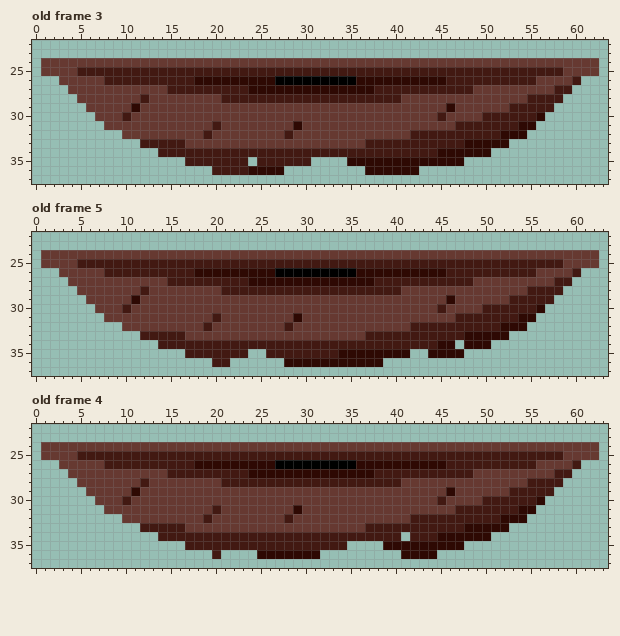
Edited in one commit: pixel-art file (Arts/Arquivos/Others/Canoa.aseprite). Above: the version before the commit.
64x64 pixels, 5 frames. Shown: old frame 3: x 0..63, y 22..37; old frame 5: x 0..63, y 22..37; old frame 4: x 0..63, y 22..37. The commit also changed other frames, which this record leaves out.
Once edited:
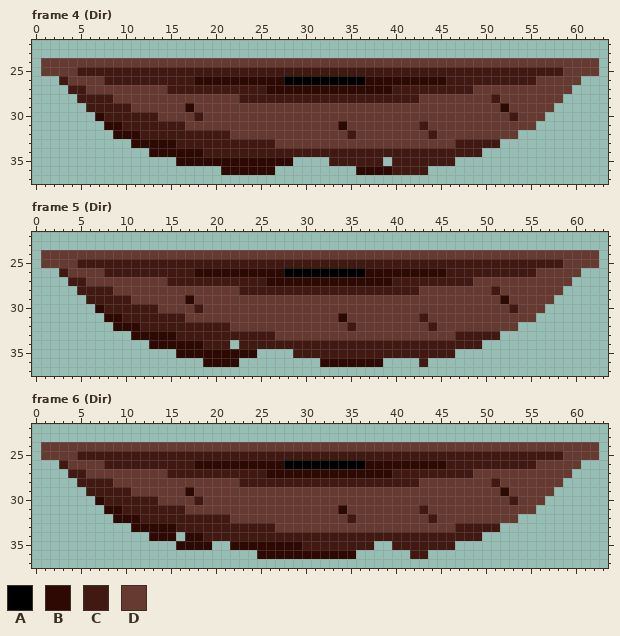
Palette (. is transparent): A #000000  B #2e0903  C #421912  D #663931
A new or re-ordered frame is compared with the old frame closest to it.
Edits made:
frames 5 -> 27
--- frame 4 (Dir) is new; against old frame 3
@@ x 0..63 @@
 25 .DDDDCCCCCCCCCCCCCCCCCCCCCCCCCCCCCCCCCCCCCCCCCCCCCCCCCCCCCCDDDD.
-26 ...DDDDDCCCCCCCCCCBBBBBBBBBAAAAAAAAABBBBBBBBBBCCCCCCCCCCDDDDC...
-27 ....DDDDDDDDDDDCCCCCCCCCBBBBBBBBBBBBBBCCCCCCCCCCCDDDDDDDDDCC....
-28 .....DDDDDDDCDDDDDDDDCCCCCCCCCCCCCCCCCCCCDDDDDDDDDDDDDDCCCC.....
-29 ......DDDDDBDDDDDDDDDDDDDDDDDDDDDDDDDDDDDDDDDDBDDDDDDCCCCC......
-30 .......DDDCDDDDDDDDDDDDDDDDDDDDDDDDDDDDDDDDDDCDDDDCCCCCCB.......
-31 ........DDDDDDDDDDDDCDDDDDDDDBDDDDDDDDDDDDDDDDDCCCCCCCBB........
-32 ..........DDDDDDDDDCDDDDDDDDCDDDDDDDDDDDDDCCCCCCCCCCBBB.........
-33 ............CCCCCDDDDDDDDDDDDDDDDDDDDCCCCCCCCCCCBBBBB...........
-34 ..............CCCCCCCCCCCCCCCCCCCCCCCCCCCCCCCBBBBBB.............
-35 .................CCCCCCC.CCCCCC....BBBBBBBBBBBBB................
-36 ....................CCCCBBBB.........BBBBBB.....................
+26 ...CDDDDCCCCCCCCCCBBBBBBBBBBAAAAAAAAABBBBBBBBBCCCCCCCCCCDDDDD...
+27 ....CCDDDDDDDDDCCCCCCCCCCCBBBBBBBBBBBBBBCCCCCCCCCDDDDDDDDDDD....
+28 .....CCCCDDDDDDDDDDDDDDCCCCCCCCCCCCCCCCCCCCDDDDDDDDCDDDDDDD.....
+29 ......CCCCCDDDDDDBDDDDDDDDDDDDDDDDDDDDDDDDDDDDDDDDDDBDDDDD......
+30 .......BCCCCCCDDDDCDDDDDDDDDDDDDDDDDDDDDDDDDDDDDDDDDDCDDD.......
+31 ........BBCCCCCCCDDDDDDDDDDDDDDDDDBDDDDDDDDCDDDDDDDDDDDD........
+32 .........BBBCCCCCCCCCCDDDDDDDDDDDDDCDDDDDDDDCDDDDDDDDD..........
+33 ...........BBBBBCCCCCCCCCCCDDDDDDDDDDDDDDDDDDDDCCCCC............
+34 .............BBBBBBCCCCCCCCCCCCCCCCCCCCCCCCCCCCCCC..............
+35 ................BBBBBBBBBBBBB....CCCCCC.CCCCCCC.................
+36 .....................BBBBBB.........BBBBCCCC....................
 37 ................................................................
--- frame 5 (Dir) is new; against old frame 5
@@ x 0..63 @@
 25 .DDDDCCCCCCCCCCCCCCCCCCCCCCCCCCCCCCCCCCCCCCCCCCCCCCCCCCCCCCDDDD.
-26 ...DDDDDCCCCCCCCCCBBBBBBBBBAAAAAAAAABBBBBBBBBBCCCCCCCCCCDDDDC...
-27 ....DDDDDDDDDDDCCCCCCCCCBBBBBBBBBBBBBBCCCCCCCCCCCDDDDDDDDDCC....
-28 .....DDDDDDDCDDDDDDDDCCCCCCCCCCCCCCCCCCCCDDDDDDDDDDDDDDCCCC.....
-29 ......DDDDDBDDDDDDDDDDDDDDDDDDDDDDDDDDDDDDDDDDBDDDDDDCCCCC......
-30 .......DDDCDDDDDDDDDDDDDDDDDDDDDDDDDDDDDDDDDDCDDDDCCCCCCB.......
-31 ........DDDDDDDDDDDDCDDDDDDDDBDDDDDDDDDDDDDDDDDCCCCCCCBB........
-32 ..........DDDDDDDDDCDDDDDDDDCDDDDDDDDDDDDDCCCCCCCCCCBBB.........
-33 ............CCCCCDDDDDDDDDDDDDDDDDDDDCCCCCCCCCCCBBBBB...........
-34 ..............CCCCCCCCCCCCCCCCCCCCCCCCCCCCCCCBB.BBB.............
-35 .................CCCCCCC..CCCCCCCCBBBBBBBB..BBBB................
-36 ....................CC......BBBBBBBBBBB.........................
+26 ...CDDDDCCCCCCCCCCBBBBBBBBBBAAAAAAAAABBBBBBBBBCCCCCCCCCCDDDDD...
+27 ....CCDDDDDDDDDCCCCCCCCCCCBBBBBBBBBBBBBBCCCCCCCCCDDDDDDDDDDD....
+28 .....CCCCDDDDDDDDDDDDDDCCCCCCCCCCCCCCCCCCCCDDDDDDDDCDDDDDDD.....
+29 ......CCCCCDDDDDDBDDDDDDDDDDDDDDDDDDDDDDDDDDDDDDDDDDBDDDDD......
+30 .......BCCCCCCDDDDCDDDDDDDDDDDDDDDDDDDDDDDDDDDDDDDDDDCDDD.......
+31 ........BBCCCCCCCDDDDDDDDDDDDDDDDDBDDDDDDDDCDDDDDDDDDDDD........
+32 .........BBBCCCCCCCCCCDDDDDDDDDDDDDCDDDDDDDDCDDDDDDDDD..........
+33 ...........BBBBBCCCCCCCCCCCDDDDDDDDDDDDDDDDDDDDCCCCC............
+34 .............BBBBBBCCC.CCCCCCCCCCCCCCCCCCCCCCCCCCC..............
+35 ................BBBBBBBBB....CCCCCCCCCCCCCCCCCC.................
+36 ...................BBBB.........BBBBBBB....C....................
 37 ................................................................
--- frame 6 (Dir) is new; against old frame 4
@@ x 0..63 @@
 25 .DDDDCCCCCCCCCCCCCCCCCCCCCCCCCCCCCCCCCCCCCCCCCCCCCCCCCCCCCCDDDD.
-26 ...DDDDDCCCCCCCCCCBBBBBBBBBAAAAAAAAABBBBBBBBBBCCCCCCCCCCDDDDC...
-27 ....DDDDDDDDDDDCCCCCCCCCBBBBBBBBBBBBBBCCCCCCCCCCCDDDDDDDDDCC....
-28 .....DDDDDDDCDDDDDDDDCCCCCCCCCCCCCCCCCCCCDDDDDDDDDDDDDDCCCC.....
-29 ......DDDDDBDDDDDDDDDDDDDDDDDDDDDDDDDDDDDDDDDDBDDDDDDCCCCC......
-30 .......DDDCDDDDDDDDDDDDDDDDDDDDDDDDDDDDDDDDDDCDDDDCCCCCCB.......
-31 ........DDDDDDDDDDDDCDDDDDDDDBDDDDDDDDDDDDDDDDDCCCCCCCBB........
-32 ..........DDDDDDDDDCDDDDDDDDCDDDDDDDDDDDDDCCCCCCCCCCBBB.........
-33 ............CCCCCDDDDDDDDDDDDDDDDDDDDCCCCCCCCCCCBBBBB...........
-34 ..............CCCCCCCCCCCCCCCCCCCCCCCCCCC.CCCBBBBBB.............
-35 .................CCCCCCCCCCCCCCCCCC....BBBBBBBBB................
-36 ....................C....BBBBBBB.........BBBB...................
+26 ...CDDDDCCCCCCCCCCBBBBBBBBBBAAAAAAAAABBBBBBBBBCCCCCCCCCCDDDDD...
+27 ....CCDDDDDDDDDCCCCCCCCCCCBBBBBBBBBBBBBBCCCCCCCCCDDDDDDDDDDD....
+28 .....CCCCDDDDDDDDDDDDDDCCCCCCCCCCCCCCCCCCCCDDDDDDDDCDDDDDDD.....
+29 ......CCCCCDDDDDDBDDDDDDDDDDDDDDDDDDDDDDDDDDDDDDDDDDBDDDDD......
+30 .......BCCCCCCDDDDCDDDDDDDDDDDDDDDDDDDDDDDDDDDDDDDDDDCDDD.......
+31 ........BBCCCCCCCDDDDDDDDDDDDDDDDDBDDDDDDDDCDDDDDDDDDDDD........
+32 .........BBBCCCCCCCCCCDDDDDDDDDDDDDCDDDDDDDDCDDDDDDDDD..........
+33 ...........BBBBBCCCCCCCCCCCDDDDDDDDDDDDDDDDDDDDCCCCC............
+34 .............BBB.BBCCCCCCCCCCCCCCCCCCCCCCCCCCCCCCC..............
+35 ................BBBB..BBBBBBBBCCCCCCCC..CCCCCCC.................
+36 .........................BBBBBBBBBBB......CC....................
 37 ................................................................
